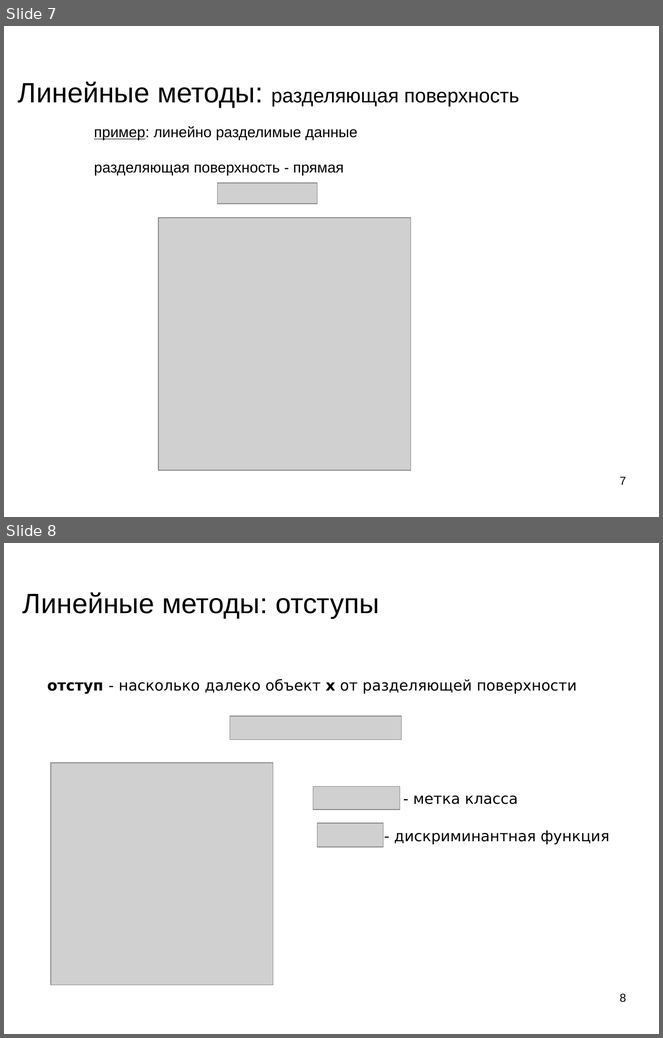
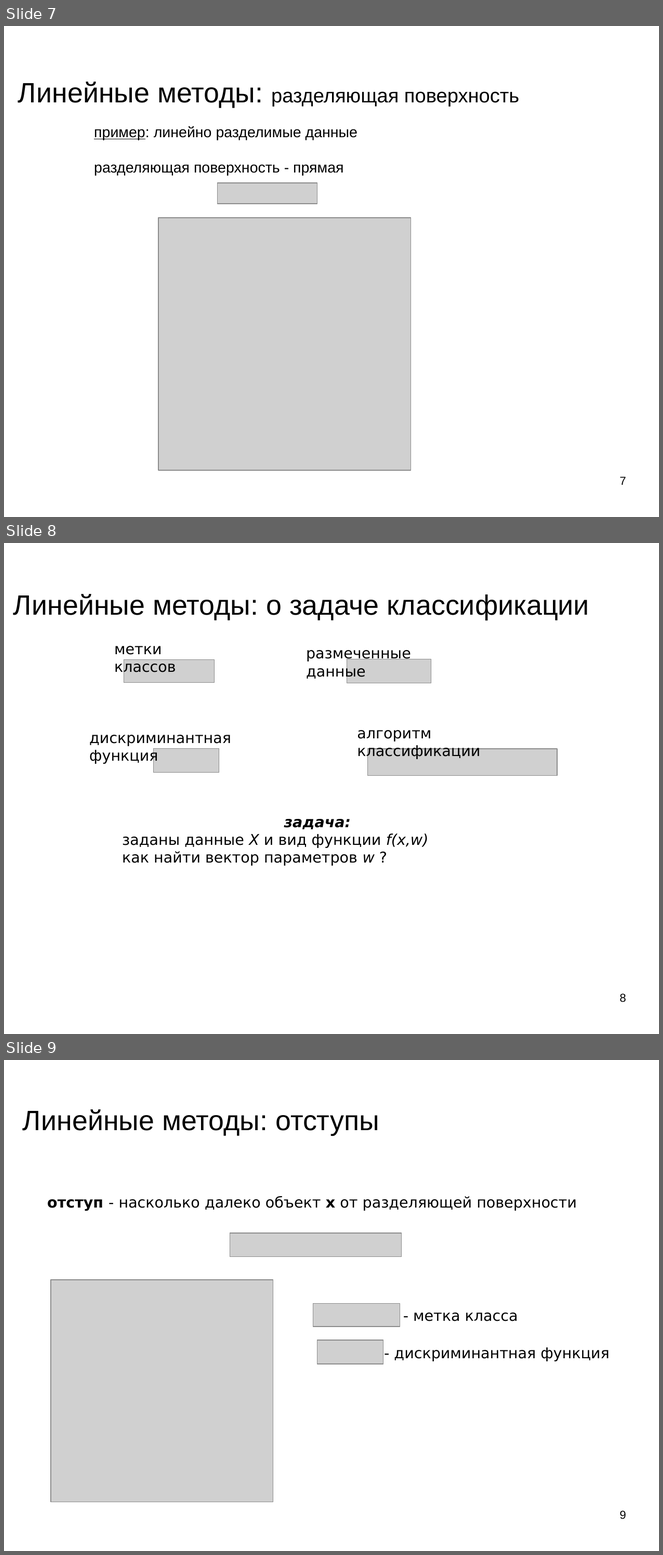
Before and after one commit to mechanoid5/ml_lectorium_legacy, a slide deck: 08-linear.odp. Shown one above the other, each under a label of ours: slides 7 and 8 before the commit, slides 7, 8 and 9 after it. The pictures are 663x1038 and 663x1555 pixels, drawn with LibreOffice and Linux fonts; fonts in the diff are those of the drawing; grey boxes stand for pictures; background and template pictures are left out. Boxes give left, top, right and bottom in pixels: in the first picture for what was removed or moved away, otherwise in the second. Text is boxed around its words. In the diff, an @@ line names an element or a change of style, - is before the commit and + after.

```diff
--- a/08-linear.odp
+++ b/08-linear.odp
@@ slide 8 added at [4,543,659,1034], background picture (left out) @@
@@ title added at [13,594,590,620], 33.9 pt, text #000000 @@
+Линейные методы: о задаче классификации
@@ text added at [114,646,176,675], 18 pt, text #000000 @@
+метки классов
@@ text added at [306,650,411,679], 18 pt, text #000000 @@
+размеченные данные
@@ picture added at [124,659,215,683] @@
@@ picture added at [347,659,431,683] @@
@@ text added at [89,735,231,764], 18 pt, text #000000 @@
+дискриминантная функция
@@ text added at [357,730,480,759], 18 pt, text #000000 @@
+алгоритм классификации
@@ picture added at [154,749,220,772] @@
@@ picture added at [368,749,557,775] @@
@@ text added at [122,819,429,866], 18 pt, text #000000 @@
+задача:
+заданы данные X и вид функции f(x,w)
+как найти вектор параметров w ?
@@ page number added at [620,994,626,1003], 14 pt, text #000000 @@
+8
@@ what was slide 8 is now slide 9 @@
@@ page number at [620,1511,626,1520]: text changed @@
-8
+9
```
Also in this commit, not shown: 6 slides changed, 1 other slide added, 18 slides removed, 2 other files.
